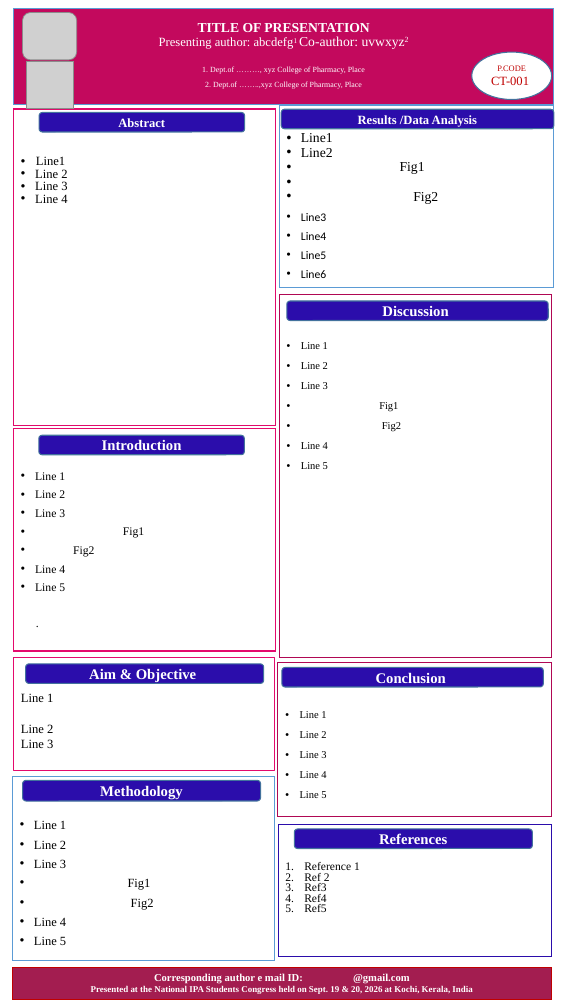
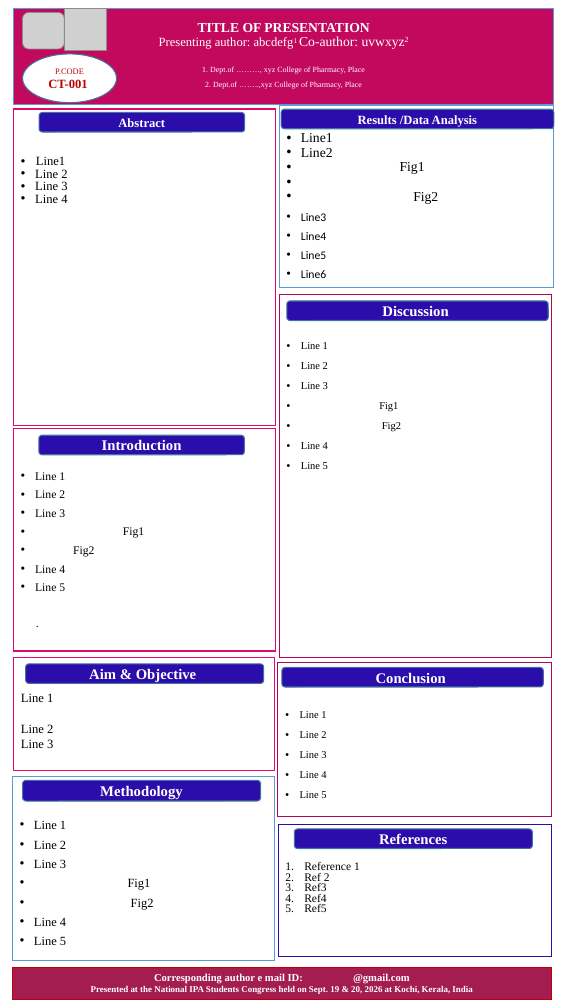
Before and after one commit to signtechinm/ipaevent, a slide deck: slide 1 of dist/e-poster-template.pptx. Drawn at 567x1008 pixels with LibreOffice and Linux fonts; fonts in the diff are those of the drawing; grey boxes stand for pictures. Boxes give left, top, right and bottom in pixels: in the first picture for what was removed or moved away, otherwise in the second. Text is boxed around its words. In the diff, an @@ line names an element or a change of style, - is before the commit and + after.

```diff
--- a/dist/e-poster-template.pptx
+++ b/dist/e-poster-template.pptx
@@ picture: place and size @@
-picture at <box>23,12,77,60</box>
+picture at <box>23,12,64,48</box>
@@ picture: place and size @@
-picture at <box>26,61,74,109</box>
+picture at <box>64,8,106,50</box>
@@ ellipse "P.CODE": place and size @@
-ellipse "P.CODE" at <box>472,52,552,100</box>
+ellipse "P.CODE" at <box>23,54,116,102</box>
@@ text in ellipse at <box>48,79,87,88</box>: bold on in "CT-001" @@
```
Also in this commit, not shown: 17 other files.
